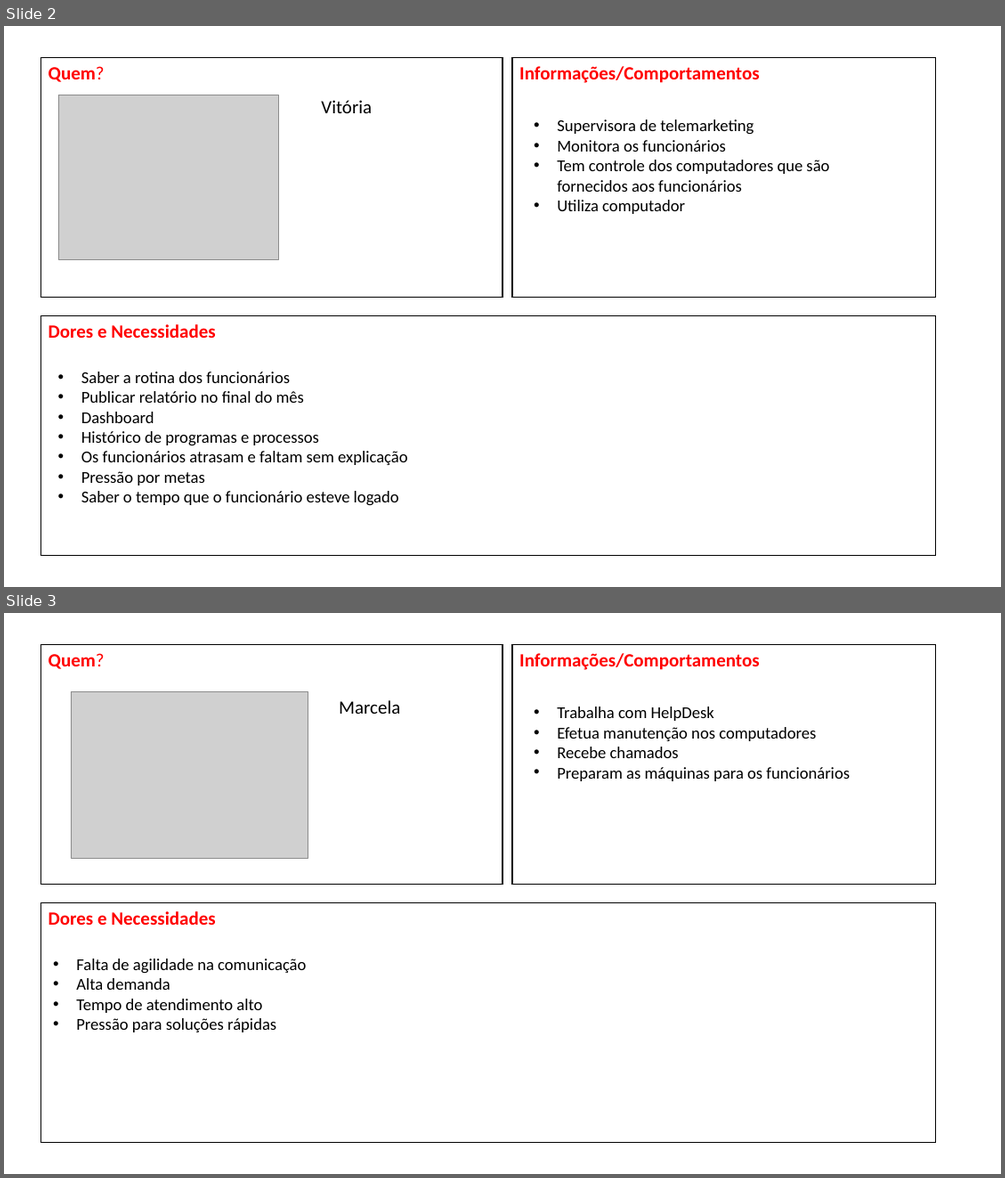
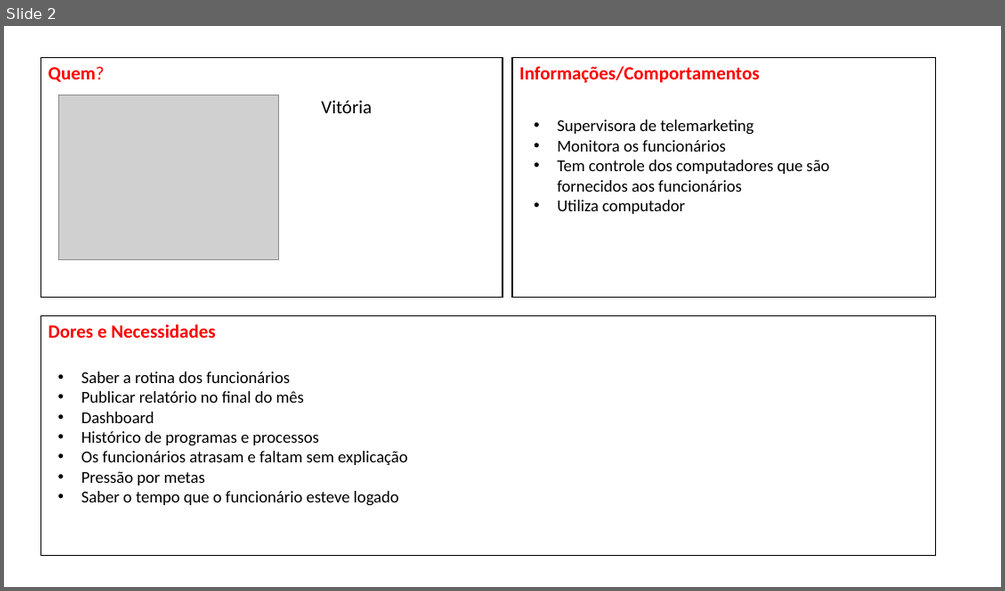
Before and after one commit to BandTec/grupo-07-adsa-20201, a slide deck: Documentação/ProtoPersona.pptx. Shown one above the other, each under a label of ours: slides 2 and 3 before the commit, slide 2 after it. The pictures are 1005x1178 and 1005x591 pixels, drawn with LibreOffice and Linux fonts; fonts in the diff are those of the drawing; grey boxes stand for pictures. Boxes give left, top, right and bottom in pixels: in the first picture for what was removed or moved away, otherwise in the second. Text is boxed around its words. In the diff, an @@ line names an element or a change of style, - is before the commit and + after.

```diff
--- a/Documentação/ProtoPersona.pptx
+++ b/Documentação/ProtoPersona.pptx
@@ slide 3 removed at [4, 613, 1001, 1174], background #FFFFFF @@
@@ rectangle removed at [40, 644, 502, 884] @@
@@ text removed at [48, 653, 105, 669] @@
-Quem?
@@ rectangle removed at [512, 644, 937, 884] @@
@@ text removed at [519, 653, 759, 670] @@
-Informações/Comportamentos
@@ picture removed at [71, 691, 308, 858] @@
@@ text removed at [339, 700, 400, 714] @@
-Marcela
@@ text removed at [557, 706, 850, 781] @@
-• Trabalha com HelpDesk
-• Efetua manutenção nos computadores
-• Recebe chamados
-• Preparam as máquinas para os funcionários
@@ rectangle removed at [40, 903, 936, 1143] @@
@@ text removed at [48, 911, 215, 925] @@
-Dores e Necessidades
@@ text removed at [76, 958, 306, 1032] @@
-• Falta de agilidade na comunicação
-• Alta demanda
-• Tempo de atendimento alto
-• Pressão para soluções rápidas
```
Also in this commit, not shown: 9 other files.
